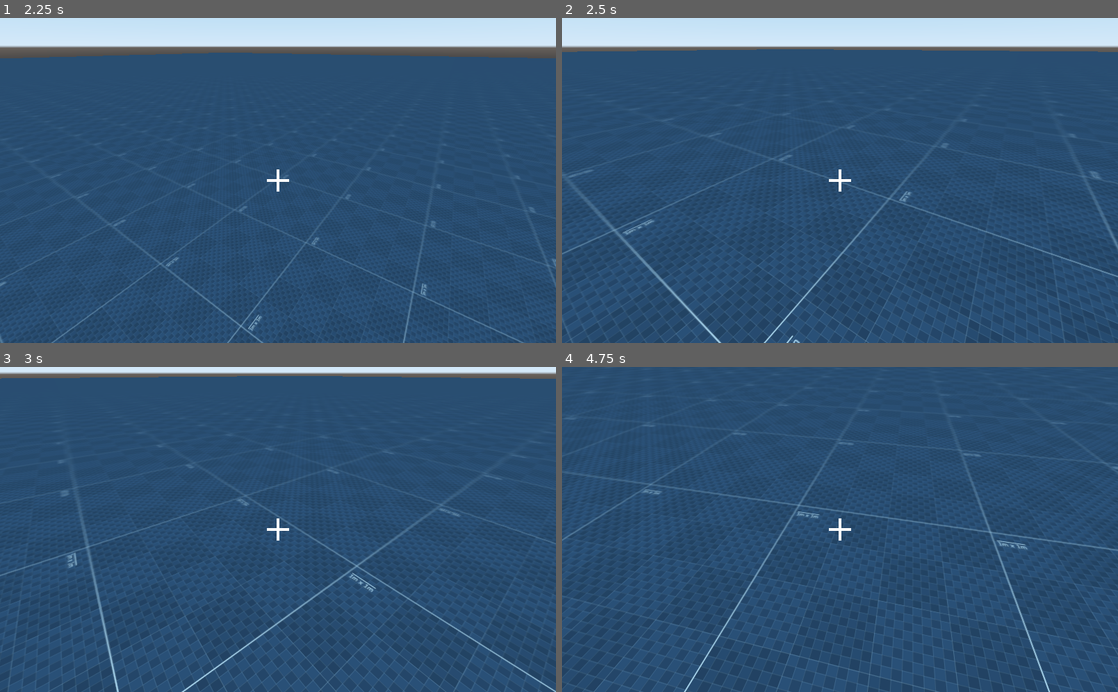
Above: before the commit, frames 1-4 (two rows, left to right).
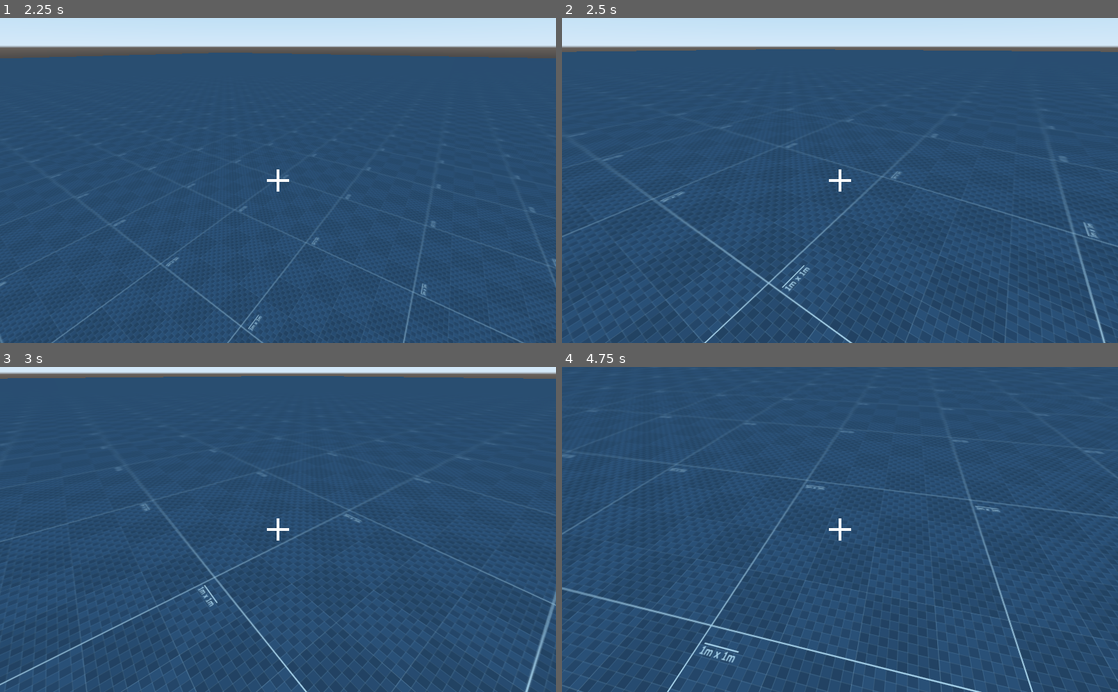
Above: after the commit, the same moments.

Repository: przemykomo/pekgame
Game: Godot game, scene res://scenes/MyScene.tscn
Two runs of this game, one before a commit and one after it. Both use one fixed random seed, a clock stepped at 60 frames per second and the inputs below.
Inputs (mouse positions are in pixels of both pictures, inside the frame that each line leads up to):
- Up to frame 1 (2.25 s): click (278, 138) at 0.52 s; type "12" at 0.6 s; click "Host" at 1.25 s; move the mouse to (305, 180) at 2.02 s; hold W (up) from 2.03 s (still down); right-click (305, 180) at 2.1 s
- Up to frame 2 (2.5 s): keep holding W (up); tap Space (jump) at 2.27 s
- Up to frame 3 (3 s): keep holding W (up); move the mouse to (250, 529) at 2.77 s; click (250, 529) at 2.85 s
- Up to frame 4 (4.75 s): keep holding W (up); tap Space (jump) at 3.02, 4.52 s; right-click (812, 529) at 3.05 s; move the mouse to (851, 523) at 3.52 s; right-click (851, 523) at 3.6 s; move the mouse to (834, 536) at 4.27 s; right-click (834, 536) at 4.35 s

Frame 1 is identical in both runs. In frame 2, 3.1% of the frame differs, in the area x 0-100%, y 9-100%; in frame 3, 3.7%; in frame 4, 5.1%, in the area x 0-100%, y 6-100%.

Commit message:
hitscan firing

Diff:
--- a/project.godot
+++ b/project.godot
@@ -59,6 +59,11 @@
 "events": [ Object(InputEventKey,"resource_local_to_scene":false,"resource_name":"","device":0,"alt":false,"shift":false,"control":false,"meta":false,"command":false,"pressed":false,"scancode":0,"physical_scancode":87,"unicode":0,"echo":false,"script":null)
  ]
 }
+fire={
+"deadzone": 0.5,
+"events": [ Object(InputEventMouseButton,"resource_local_to_scene":false,"resource_name":"","device":0,"alt":false,"shift":false,"control":false,"meta":false,"command":false,"button_mask":0,"position":Vector2( 0, 0 ),"global_position":Vector2( 0, 0 ),"factor":1.0,"button_index":2,"pressed":false,"doubleclick":false,"script":null)
+ ]
+}
 
 [physics]
 
--- /dev/null
+++ b/scenes/BulletParticle.tscn
@@ -0,0 +1,19 @@
+[gd_scene load_steps=4 format=2]
+
+[sub_resource type="SpatialMaterial" id=1]
+
+[sub_resource type="ParticlesMaterial" id=2]
+gravity = Vector3( 0, 0, 0 )
+
+[sub_resource type="QuadMesh" id=3]
+size = Vector2( 0.1, 0.1 )
+
+[node name="BulletParticle" type="Particles"]
+material_override = SubResource( 1 )
+cast_shadow = 0
+amount = 1
+lifetime = 1.2
+one_shot = true
+visibility_aabb = AABB( -0.1, -0.1, -0.1, 0.2, 0.2, 0.2 )
+process_material = SubResource( 2 )
+draw_pass_1 = SubResource( 3 )
--- a/scenes/Player.tscn
+++ b/scenes/Player.tscn
@@ -45,4 +45,8 @@
 transform = Transform( 1, 0, 7.65773e-09, 0, 1, 0, -7.65773e-09, 0, 1, 1.15624e-09, 0.757, -0.326 )
 environment = ExtResource( 4 )
 
+[node name="AimCast" type="RayCast" parent="Body/Camera"]
+enabled = true
+cast_to = Vector3( 0, 0, -100 )
+
 [connection signal="timeout" from="NetworkSyncTimer" to="." method="_on_NetworkSyncTimer_timeout"]
--- a/scripts/Player.gd
+++ b/scripts/Player.gd
@@ -4,13 +4,14 @@
 export var acceleration = 5
 export var accel_multiplier = 1.0
 export var speed = 25
-export var max_speed = 10
+export var max_speed = 6
 export (float, 0.01,1.0) var stop_speed = 0.1
 
 var velocity = Vector3()
 
 var mouse_input = Vector2()
 onready var eyes = $Body/Camera
+onready var aimcast = $Body/Camera/AimCast
 onready var body = $Body
 onready var feet = $Feet
 export var view_sensitivity = 60.0
@@ -37,8 +38,6 @@
 		#is_on_floor = false
 
 		old_move_input = move_input
-		move_input = Vector2.ZERO
-		#movement input
 		move_input = Input.get_vector("left","right","down","up")
 		if old_move_input != move_input:
 			rpc('update_input', move_input)
@@ -50,7 +49,6 @@
 			mouse_input = Vector2.ZERO
 			rpc('update_rotation', eyes.rotation_degrees.x, body.rotation_degrees.y)
 
-			# TODO: send rotation
 		if Input.is_action_just_pressed("throw"):
 			rpc("spawn_grenade", get_tree().get_network_unique_id())
 
@@ -58,17 +56,21 @@
 			accel_multiplier = 0.1
 			rpc('jump')
 
-	var dir = Vector3()
-	dir += move_input.x*body.global_transform.basis.x;
-	dir -= move_input.y*body.global_transform.basis.z;
-	velocity = lerp(velocity, dir * speed, acceleration * accel_multiplier * delta)
-	add_central_force(velocity)
+		if Input.is_action_just_pressed("fire"):
+			rpc('fire')
 
 func _integrate_forces(state):
+	if state.linear_velocity.length() < max_speed:
+		var dir = Vector3()
+		dir += move_input.x * body.global_transform.basis.x;
+		dir -= move_input.y * body.global_transform.basis.z;
+		velocity = lerp(velocity, dir * speed, acceleration * accel_multiplier / 60)
+		add_central_force(velocity)
+
 	#if is_network_master():
 		#limit max speed
-	if state.linear_velocity.length()>max_speed:
-		state.linear_velocity=state.linear_velocity.normalized()*max_speed
+#	if state.linear_velocity.length() > max_speed:
+#		state.linear_velocity=state.linear_velocity.normalized() * max_speed
 		#artificial stopping movement i.e not using physics
 	if move_input.length() < 0.2:
 		state.linear_velocity.x = lerp(state.linear_velocity.x,0,stop_speed)
@@ -83,6 +85,18 @@
 	if is_network_master() && event is InputEventMouseMotion:
 		mouse_input = event.relative;
 
+sync func fire():
+	if aimcast.is_colliding():
+		print(aimcast.get_collision_point())
+		var scene = get_tree().get_current_scene()
+
+		var particle_instance = preload("res://scenes/BulletParticle.tscn").instance()
+		scene.add_child(particle_instance)
+		particle_instance.global_transform.origin = aimcast.get_collision_point()
+		var collision_normal : Vector3 = aimcast.get_collision_normal()
+		var current_normal : Vector3 = particle_instance.global_transform.basis.z
+		particle_instance.global_rotate(collision_normal.cross(current_normal), -acos(collision_normal.dot(current_normal) / (collision_normal.length() * current_normal.length())))
+
 sync func spawn_grenade(id):
 	var scene = get_tree().get_current_scene()
 	if not scene.has_node(str(id)):
@@ -93,7 +107,7 @@
 	grenade_instance.name = "Grenade" + str(Network.object_name_index)
 
 	Network.object_name_index += 1
-	get_tree().get_current_scene().add_child(grenade_instance)
+	scene.add_child(grenade_instance)
 	grenade_instance.global_transform.origin = thrower_eyes.global_transform.origin
 	grenade_instance.linear_velocity = -thrower_eyes.global_transform.basis.z * 10
 
